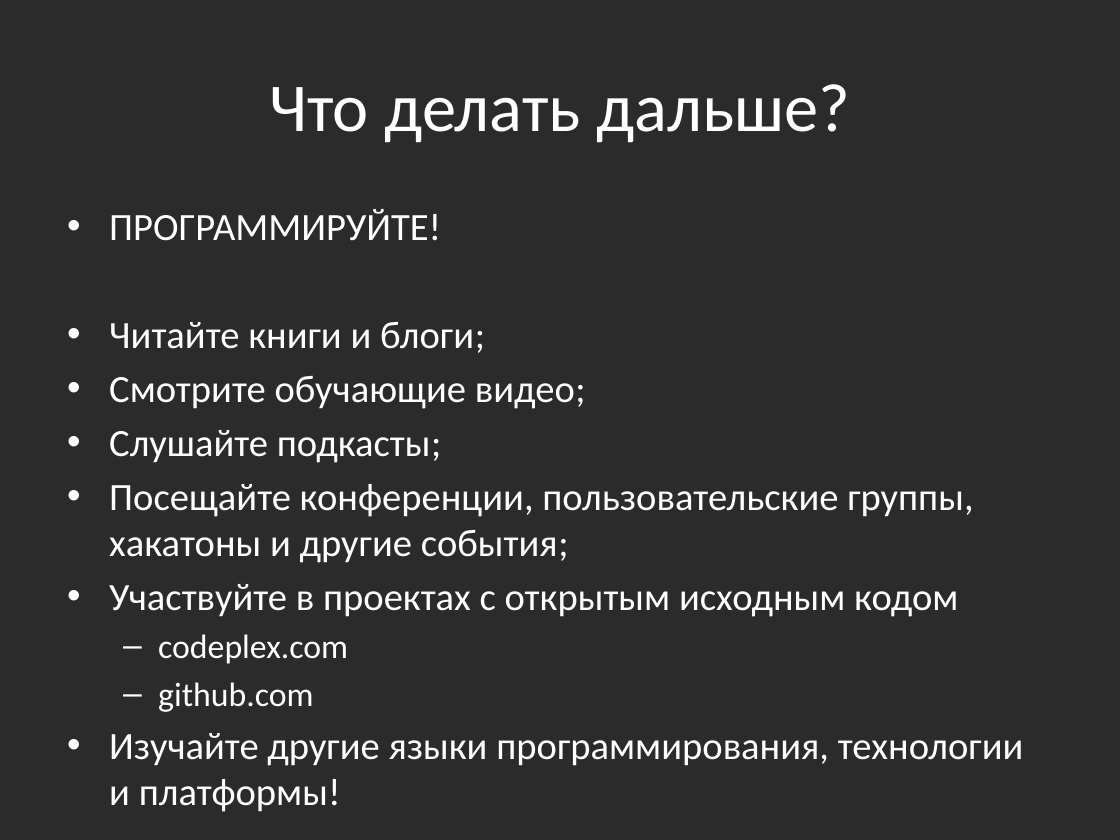
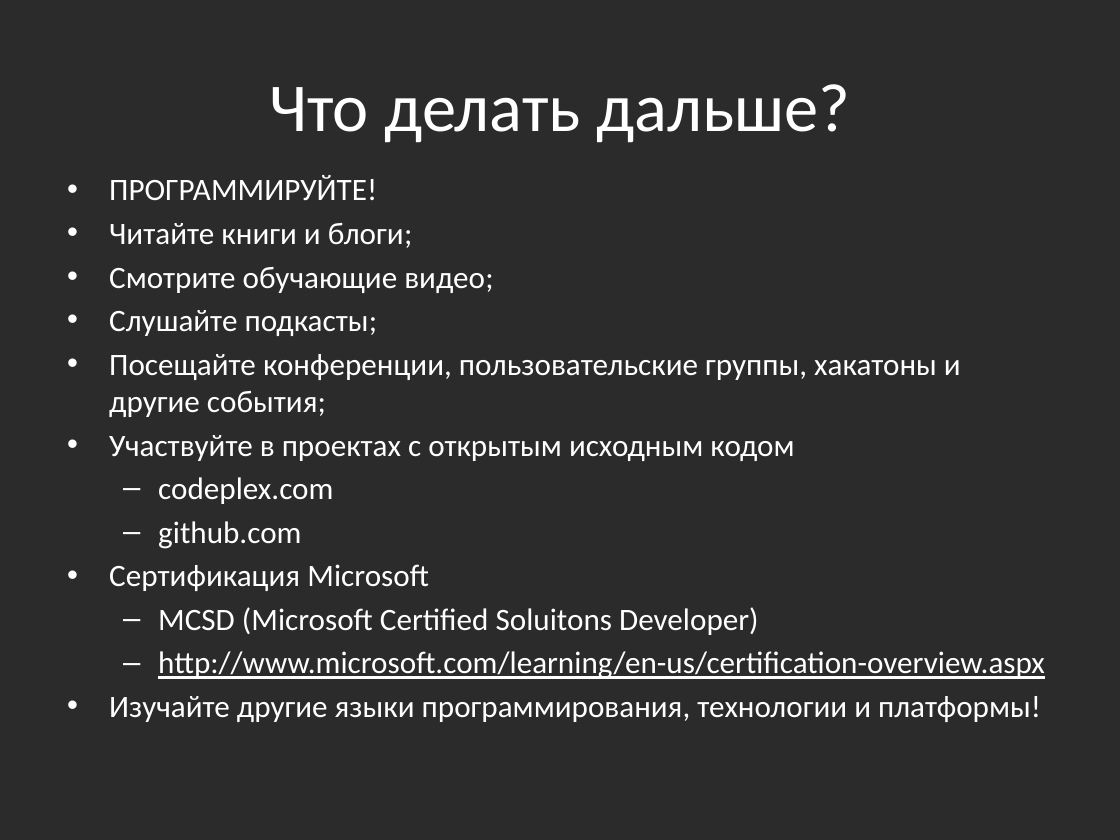
Before and after one commit to bazile/Training, a slide deck: slide 4 of Presentation/that-is-all-folks.pptx. Drawn at 1120x840 pixels with LibreOffice and Linux fonts; fonts in the diff are those of the drawing; background and template pictures are left out; a plain dark background stands for a picture behind light text. Boxes give left, top, right and bottom in pixels: in the first picture for what was removed or moved away, otherwise in the second. Text is boxed around its words. In the diff, an @@ line names an element or a change of style, - is before the commit and + after.

Commit message:
Added link to Microsoft certification

```diff
--- a/Presentation/that-is-all-folks.pptx
+++ b/Presentation/that-is-all-folks.pptx
@@ text "ПРОГРАММИРУЙТЕ!": place and size @@
-text "ПРОГРАММИРУЙТЕ!" at (109,209,1024,766)
+text "ПРОГРАММИРУЙТЕ!" at (109,175,1045,722)
@@ text at (109,175,1041,722): size 24.8 to 20 pt in "ПРОГРАММИРУЙТЕ!", "Читайте книги и блоги;", "Смотрите обучающие видео;", "Слушайте подкасты;" and 3 more places; size 21.7 to 20 pt in "codeplex.com", "github.com" @@
@@ text at (109,564,1045,679): paragraphs added @@
+• Сертификация Microsoft
+  – MCSD (Microsoft Certified Soluitons Developer)
+  – http://www.microsoft.com/learning/en-us/certification-overview.aspx
```
